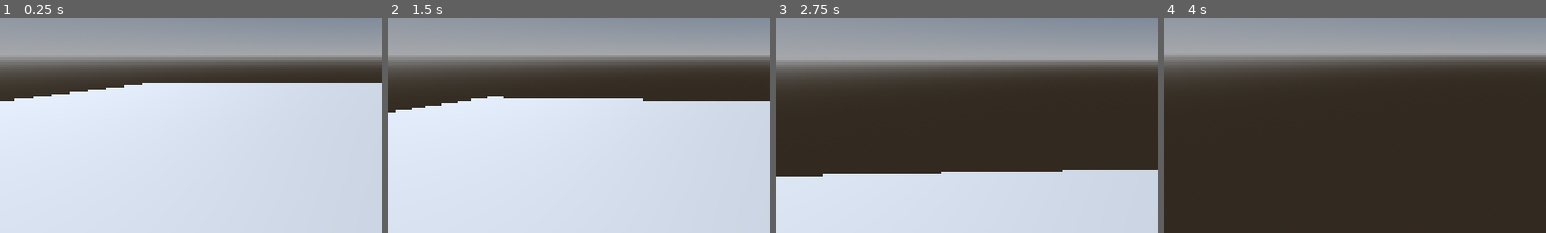
Above: before the commit, frames 1-4 (left to right).
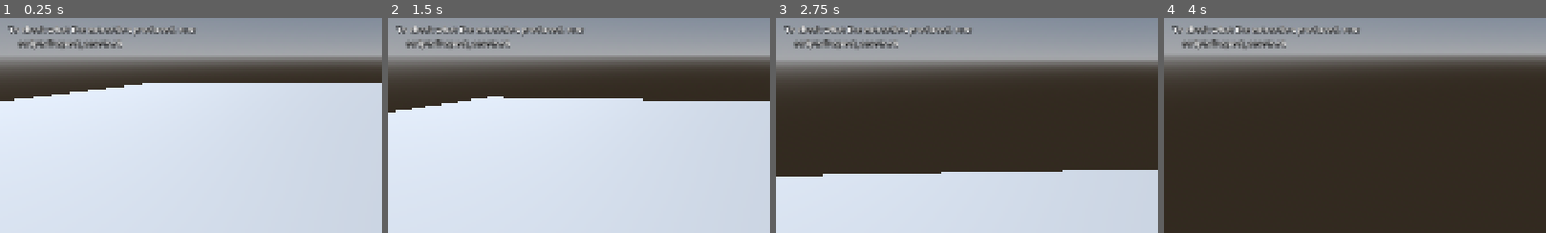
Above: after the commit, the same moments.

Repository: sidcarrollworks/CSGODOT
Game: Godot game, scene res://maps/de_dust2/de_dust2.tscn
Same seed, same stepped clock (60 frames per second), same inputs: the game is played once before the commit and once after it. This scene is started directly instead of the project's main scene.
Inputs (mouse positions are % of the whole screen's width and height, from its top left):
- Up to frame 1 (0.25 s): no input
- Up to frame 2 (1.5 s): tap Enter at 0.5 s; move the mouse to (55, 50) at 0.52 s; hold W (move_forward) from 0.53 s (still down); click (55, 50) at 0.6 s; tap Space (jump) at 0.77 s; move the mouse to (45, 50) at 1.27 s; right-click (45, 50) at 1.35 s
- Up to frame 3 (2.75 s): keep holding W (move_forward); tap Space (jump) at 1.52 s; move the mouse to (52, 48) at 2.02 s; hold Ctrl (duck) from 2.03 s (still down)
- Up to frame 4 (4 s): keep holding W (move_forward); move the mouse to (49, 52) at 2.77 s; release Ctrl (duck) at 2.78 s; tap V (noclip) at 2.85 s; click (49, 52) at 2.92 s; tap Space (jump) at 3.02, 3.5, 3.77 s; move the mouse to (57, 51) at 3.52 s; hold Shift (walk) from 3.53 s (still down)
The pictures show only the part of the screen within x 1-51%, y 41-91%; the shares and areas given below are measured in that part.

The runs differ from the first frame. In frame 1, 1.7% of the frame differs, in the area x 2-52%, y 3-16%; in frame 2, 1.7%; in frame 3, 1.7%; in frame 4, 1.7%.

Commit message:
Add scripts/inspect_assets.sh to report on an extraction
Before: the only way to find out whether an extraction had worked was to open
the dust2 scene in the editor and read the Output panel. The scene file itself
is nearly empty, since everything is built at runtime, so looking at it tells
you nothing.

After: one command answers both halves of the question. It prints what landed
in assets/ (file count, size, layout, the glTF files, the largest files) and
then the import inventory: mesh counts, bounding box, and every material name.
That inventory is what decides how collision gets configured, so it is the
thing worth sending when an import misbehaves.

How: the glTF lookup moves from the dust2 scene onto MapImporter as a static
helper, so the scene and the new headless inspect script share one
implementation rather than drifting apart. The shell script degrades to just
the file listing when no Godot binary is around.

Verified both paths here: with nothing extracted it says so and points at the
extraction command; with a generated glTF in place it reports 3 meshes, one
collision-marked, one skipped as skybox, and the right bounding box. 48 checks
still pass.

Co-Authored-By: Claude Opus 5 (1M context) <noreply@anthropic.com>
Claude-Session: https://claude.ai/code/session_01YJnWJFEo2kKSxD4GAVgMTN

Diff:
--- a/maps/de_dust2/de_dust2.gd
+++ b/maps/de_dust2/de_dust2.gd
@@ -7,9 +7,9 @@
 ## directory. This scene finds whatever landed there and imports it, or tells
 ## you how to produce it if nothing has.
 ##
-## The exported filename depends on Source 2 Viewer's output layout, which
-## changes between releases, so nothing here hardcodes it. The first glTF under
-## the map directory wins.
+## The exported filename depends on Source 2 Viewer's output layout, so
+## nothing here hardcodes it; MapImporter.find_map_file takes the first glTF
+## under the map directory.
 
 const MAP_DIR := "res://assets/maps/de_dust2"
 
@@ -28,7 +28,7 @@
 func _ready() -> void:
 	_build_lighting()
 
-	var map_file := _find_map_file()
+	var map_file := MapImporter.find_map_file(MAP_DIR)
 	if map_file.is_empty():
 		_build_fallback()
 		return
@@ -38,44 +38,6 @@
 	add_child(importer)
 
 	_place_player()
-
-
-## Finds the first glTF under MAP_DIR, at any depth. Uses the real filesystem
-## path because the extracted files are gitignored and may not have been
-## imported by the editor yet.
-func _find_map_file() -> String:
-	var absolute := ProjectSettings.globalize_path(MAP_DIR)
-	var found := _first_gltf(absolute)
-	if found.is_empty():
-		return ""
-	# Back to a res:// path so the editor's imported version is used when there
-	# is one.
-	return MAP_DIR.path_join(found.trim_prefix(absolute).trim_prefix("/"))
-
-
-func _first_gltf(dir_path: String) -> String:
-	var dir := DirAccess.open(dir_path)
-	if dir == null:
-		return ""
-	dir.list_dir_begin()
-	var entry := dir.get_next()
-	var subdirectories: Array[String] = []
-	while entry != "":
-		if not entry.begins_with("."):
-			var full := dir_path.path_join(entry)
-			if dir.current_is_dir():
-				subdirectories.append(full)
-			elif entry.ends_with(".gltf") or entry.ends_with(".glb"):
-				dir.list_dir_end()
-				return full
-		entry = dir.get_next()
-	dir.list_dir_end()
-
-	for subdirectory in subdirectories:
-		var found := _first_gltf(subdirectory)
-		if not found.is_empty():
-			return found
-	return ""
 
 
 func _place_player() -> void:
@@ -124,7 +86,9 @@
 		+ "    scripts/extract_assets.sh map\n\n"
 		+ "It writes into assets/, which is gitignored on purpose:\n"
 		+ "Valve's geometry does not go in the repository.\n\n"
-		+ "Then reopen this scene."
+		+ "Then reopen this scene.\n\n"
+		+ "To check what the extraction produced, run:\n"
+		+ "    scripts/inspect_assets.sh"
 	)
 
 
--- /dev/null
+++ b/scripts/inspect_map.gd
@@ -0,0 +1,46 @@
+extends SceneTree
+
+## Prints what the map import found, without opening the editor or pressing
+## play.
+##
+##   godot --headless --path . --script scripts/inspect_map.gd
+##
+## (scripts/inspect_assets.sh runs this for you.)
+##
+## The output is the thing to send over when asking for help with an import:
+## it says how many meshes came through, how big the map is, and every material
+## name, which is what decides how collision gets configured.
+
+const MAP_DIR := "res://assets/maps/de_dust2"
+
+var _done: bool = false
+
+
+func _process(_delta: float) -> bool:
+	# One frame of grace so the tree is ready to parent into.
+	if not _done:
+		_done = true
+		return false
+
+	var map_file := MapImporter.find_map_file(MAP_DIR)
+	if map_file.is_empty():
+		print("No glTF found under %s" % MAP_DIR)
+		print("")
+		print("Either the extraction has not been run, or it wrote somewhere else.")
+		print("Run 'scripts/extract_assets.sh map' on a machine with CS2 installed,")
+		print("then check that assets/maps/de_dust2 has files in it.")
+		quit(1)
+		return true
+
+	print("Found: %s" % map_file)
+	print("")
+
+	var importer := MapImporter.new()
+	importer.source_path = map_file
+	importer.report = true
+	root.add_child(importer)
+
+	var failed: bool = importer.stats.has("error")
+	importer.free()
+	quit(1 if failed else 0)
+	return true
--- a/src/map/map_importer.gd
+++ b/src/map/map_importer.gd
@@ -57,6 +57,45 @@
 
 ## Filled in by import(). Also delivered by the import_finished signal.
 var stats: Dictionary = {}
+
+
+## Finds the first glTF under a directory, at any depth, and returns it as a
+## res:// path. Uses the real filesystem underneath because extracted content
+## is gitignored and may not have been imported by the editor yet.
+##
+## Nothing hardcodes the exported filename: Source 2 Viewer's output layout
+## changes between releases, so the first glTF found wins.
+static func find_map_file(res_dir: String) -> String:
+	var absolute := ProjectSettings.globalize_path(res_dir)
+	var found := _first_gltf(absolute)
+	if found.is_empty():
+		return ""
+	return res_dir.path_join(found.trim_prefix(absolute).trim_prefix("/"))
+
+
+static func _first_gltf(dir_path: String) -> String:
+	var dir := DirAccess.open(dir_path)
+	if dir == null:
+		return ""
+	dir.list_dir_begin()
+	var entry := dir.get_next()
+	var subdirectories: Array[String] = []
+	while entry != "":
+		if not entry.begins_with("."):
+			var full := dir_path.path_join(entry)
+			if dir.current_is_dir():
+				subdirectories.append(full)
+			elif entry.ends_with(".gltf") or entry.ends_with(".glb"):
+				dir.list_dir_end()
+				return full
+		entry = dir.get_next()
+	dir.list_dir_end()
+
+	for subdirectory in subdirectories:
+		var found := _first_gltf(subdirectory)
+		if not found.is_empty():
+			return found
+	return ""
 
 
 func _ready() -> void:
Not shown, added: scripts/inspect_map.gd.uid
Not shown, changed: README.md
Not shown, added: scripts/inspect_assets.sh
